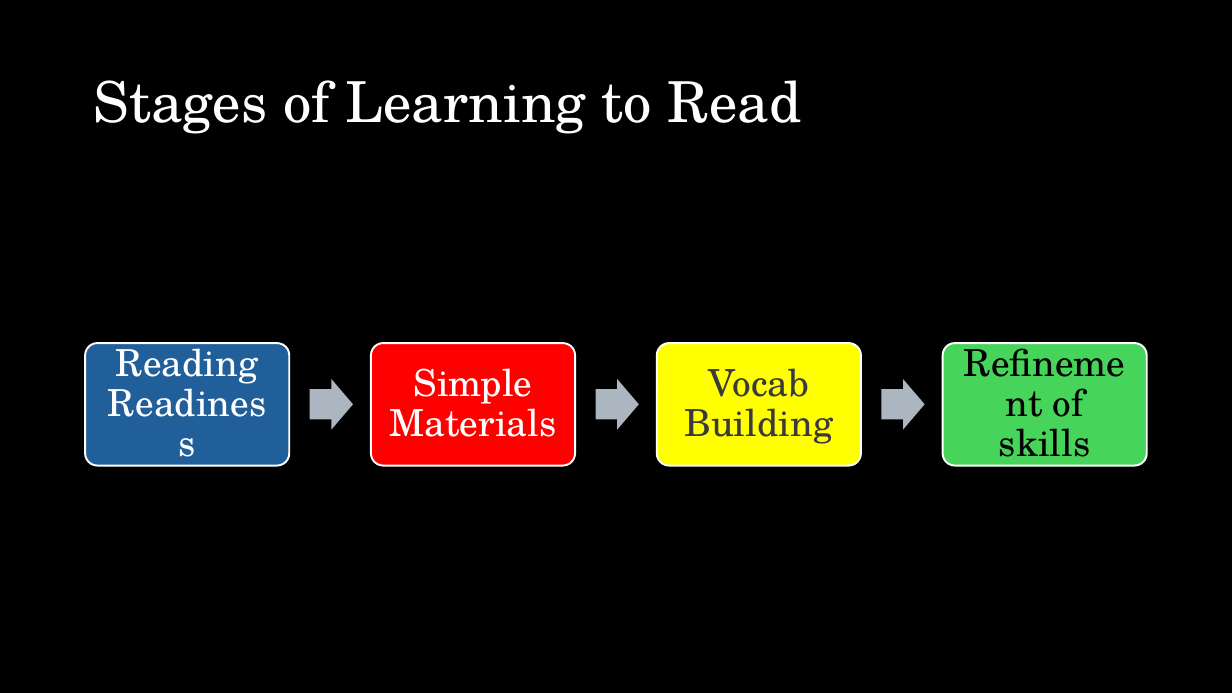
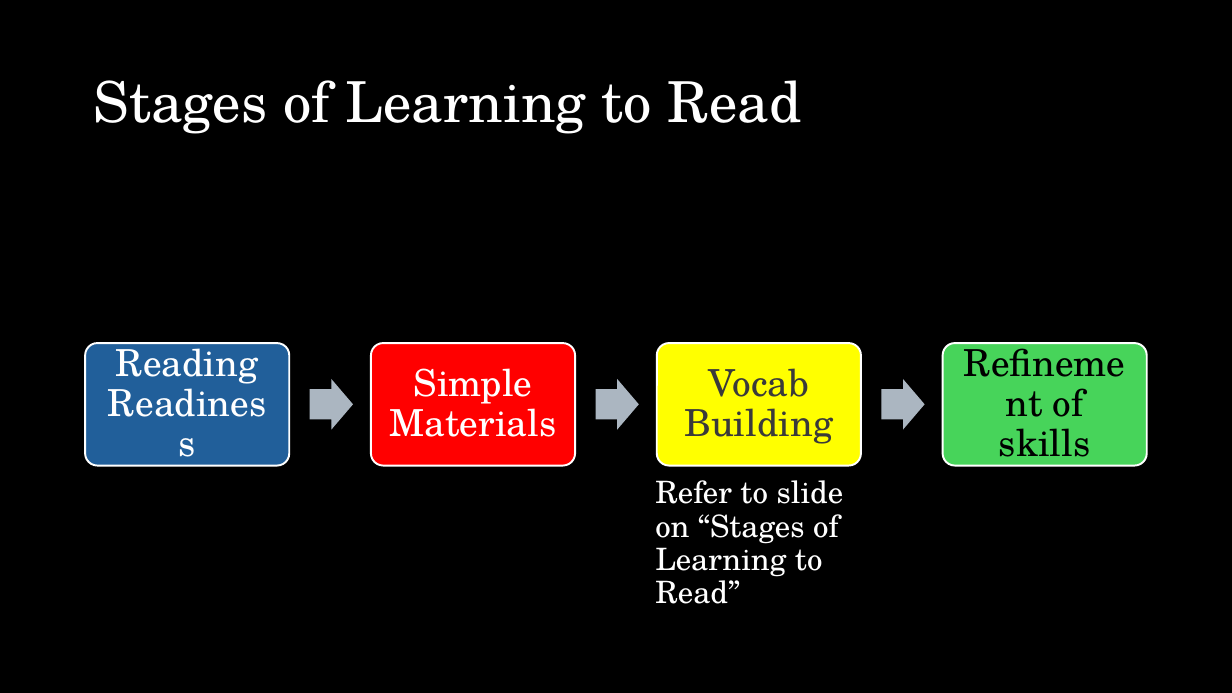
Before and after one commit to shafiqr-kmsw/matricphys, a slide deck: slide 25 of howtoreadbook/slides.pptx. Drawn at 1232x693 pixels with LibreOffice and Linux fonts; fonts in the diff are those of the drawing. Boxes give left, top, right and bottom in pixels: in the first picture for what was removed or moved away, otherwise in the second. Text is boxed around its words. In the diff, an @@ line names an element or a change of style, - is before the commit and + after.

```diff
--- a/howtoreadbook/slides.pptx
+++ b/howtoreadbook/slides.pptx
@@ text added at box(655, 480, 844, 604), 24 pt, text #FFFFFF @@
+Refer to slide on “Stages of Learning to Read”
```
Also in this commit, not shown: 8 other slides changed, 1 other file.
